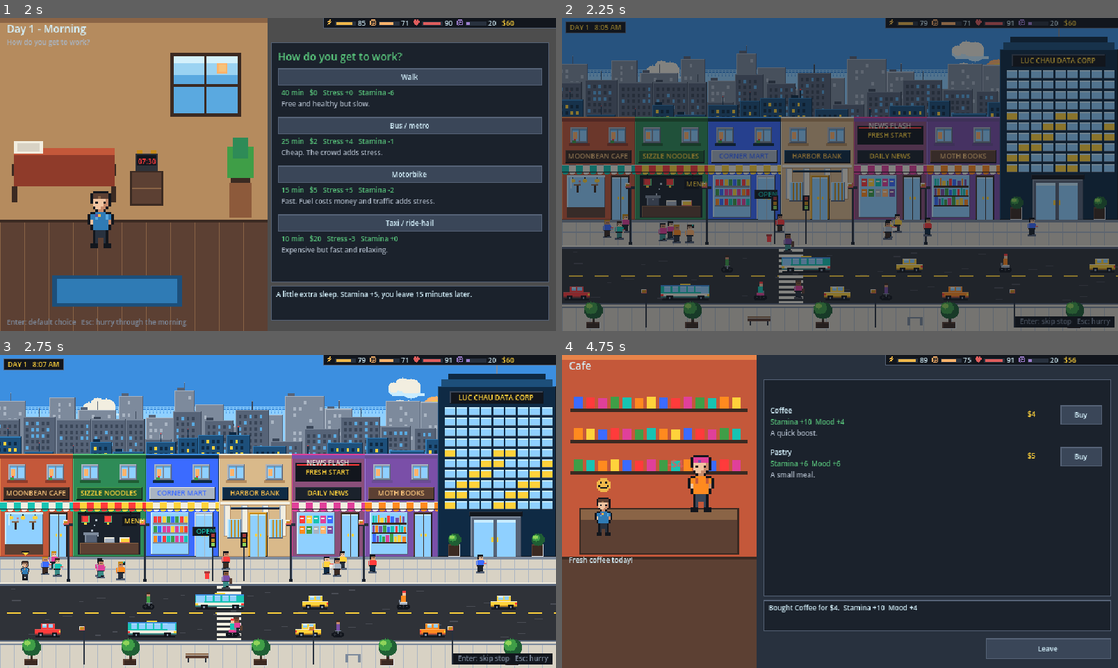
Above: before the commit, frames 1-4 (two rows, left to right).
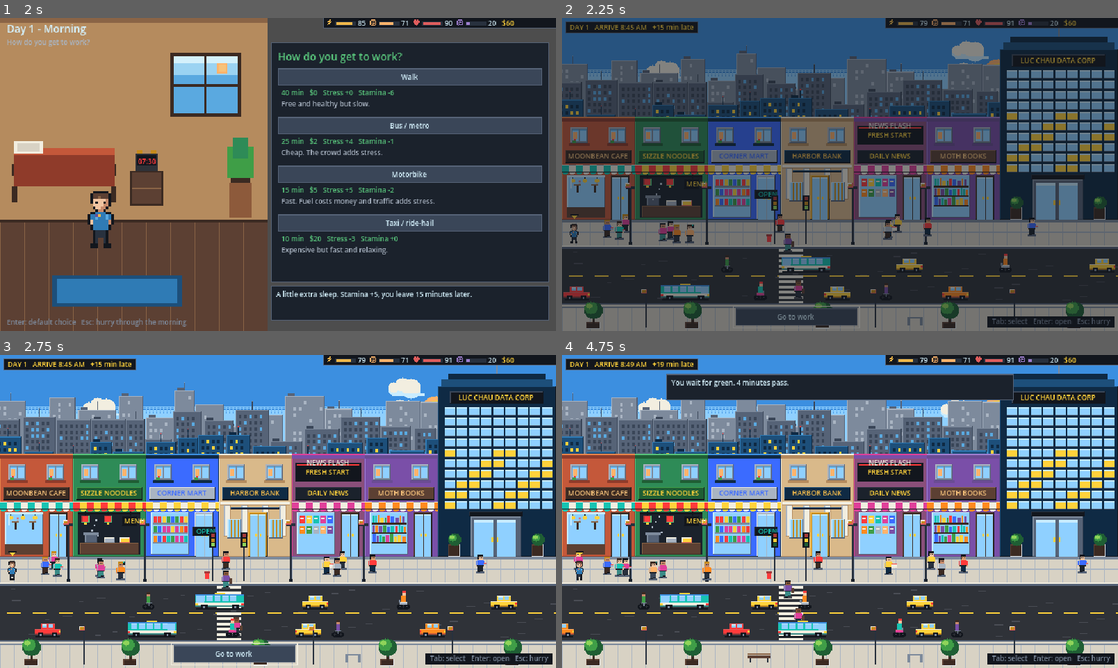
Above: after the commit, the same moments.

Repository: Corgi-coder99/Game-Data-Analyst
Game: Godot game, scene res://scenes/v2/main_v2.tscn
Same seed, same stepped clock (60 frames per second), same inputs: the game is played once before the commit and once after it. This scene is started directly instead of the project's main scene.
Inputs (mouse positions are in pixels of both pictures, inside the frame that each line leads up to):
- Up to frame 1 (2 s): click "Play" at 0.5 s; click "Sleep in 15 minutes" at 1.25 s
- Up to frame 2 (2.25 s): click "Walk" at 2 s
- Up to frame 3 (2.75 s): no input
- Up to frame 4 (4.75 s): click (795, 655) at 2.75 s, where only the run after the commit has a clickable "Go to work"; click (606, 464) at 3.5 s, where only the run after the commit has a clickable "Wait (+4 min)"; click (1079, 414) at 4.25 s, where only the run before the commit has a clickable "Buy"

Frame 1 is identical in both runs. In frame 2, 2.0% of the frame differs, in the area x 1-92%, y 1-100%; in frame 3, 2.3%; in frame 4, 78%, in the area x 0-100%, y 0-100%.

Commit message:
T-027: free shop choice on the street (commute scene, shop_visit_minutes), update daily flow checks

Diff:
--- a/game-studio/godot/data/life.json
+++ b/game-studio/godot/data/life.json
@@ -110,7 +110,7 @@
    "leave": 470,
    "on_time": 510,
    "max_late": 60,
-   "stop_minutes": 10,
+   "shop_visit_minutes": 5,
    "wait_minutes": 4,
    "red_probability": 0.65
   },
--- a/game-studio/godot/data/strings_v2.json
+++ b/game-studio/godot/data/strings_v2.json
@@ -76,5 +76,5 @@
  "title":{"name":"Data Corp (working title)","play":"Play","quit":"Quit","tagline":"Luc Chau Corp, analytics team. 10 days to prove yourself."},
  "ending":{"fired":"Fired","bankrupt":"Company out of money","survived":"Made it to the end","rank":"Final rank: %s","t …(281 unchanged characters)…
  "life":{"title":"Evening · Day %d/%d","wallet":"Wallet: $%d","net_worth":"Net worth: $%d","mood":"Mood","mood_gain":"+ …(2786 unchanged characters)…
-"daily":{"hud":{"stamina":"Stamina","mood":"Mood","health":" …(1526 unchanged characters)… orning","alarm":"07:30","commute_hint":"Enter: skip stop   Esc: hurry","enter_shop":"Enter","skip_shop":"Skip …(3165 unchanged characters)…
+"daily":{"hud":{"stamina":"Stamina","mood":"Mood","health":" …(1526 unchanged characters)… orning","alarm":"07:30","commute_hint":"Tab: select   Enter: open   Esc: hurry","go_to_work":"Go to work","arrive_chip":"DAY %d   ARRIVE %d:%02d AM","late_chip":"+%d min late","shop_sells":{"cafe":"Coffee and pastries. Quick energy.","noodle":"Hot noodles. Fixes hunger.","mart":"Snacks, plus a pharmacy counter.","bank":"Save money for later.","news":"Newspapers and magazines.","books":"Books, plus a clothing rack."},"shop_visit_tip":"%d min per visit","enter_shop":"Enter","skip_shop":"Skip …(3165 unchanged characters)…
 }
--- a/game-studio/godot/scripts/life/vitals.gd
+++ b/game-studio/godot/scripts/life/vitals.gd
@@ -184,7 +184,7 @@
 # One stop at a shop door costs minutes whether or not the player buys anything.
 func enter_shop() -> void:
 	stops += 1
-	extra_minutes += int(cfg.day.stop_minutes)
+	extra_minutes += int(cfg.day.shop_visit_minutes)
 
 # red light: "wait" loses minutes, no risk; "run" saves them with a seeded chance of a fine or an accident.
 # The same three draws are consumed whichever choice is made, so the outcome is a function of the seed.
--- a/game-studio/godot/scripts/v2/commute_scene.gd
+++ b/game-studio/godot/scripts/v2/commute_scene.gd
@@ -61,15 +61,26 @@
 # and at a red light. Without `interactive` the scene behaves exactly as in T-022.
 const STOREFRONTS := ["cafe", "noodle", "mart", "bank", "news", "books"]
 const SHOP_STOPS := {"cafe": 30, "noodle": 110, "mart": 190, "bank": 282, "news": 366, "books": 450}
+const SHOP_TOP := 114
+const WALK_SPEED := 150.0
+const START_X := 6.0
 const WALK_LIGHT_X := 232
 const VEHICLE_LEN := {"walk": 0, "bus": 56, "moto": 14, "taxi": 30}
 var interactive := false
 var vitals: RefCounted
 var mode := "walk"
 var paused := ""
-var stops: Array = []
-var stop_cursor := 0
+# T-027: the street is free choice. phase: street (idle) | to_shop | shopping | light | waiting | to_work.
+var phase := "street"
 var current_stop: Dictionary = {}
+var target_shop := ""
+var hover_index := -1
+var selected_index := -1    # -1 is the Go to work button (the default), 0..5 a storefront
+var visits: Array = []
+var go_button: Button
+var tooltip_panel: Panel
+var tooltip_label: Label
+var facing := 1
 var wait_timer := 0.0
 var toast_time := -1.0
 var fast_forward := false
@@ -112,19 +123,10 @@
 	var length: int = VEHICLE_LEN.get(mode, 0)
 	if length > 0:
 		vehicles = vehicles.filter(func(v): return v.dir < 0)
-		var look: Array = {"bus": [56, 17, 33], "moto": [55, 43, 36], "taxi": [52, 27, 64]}[mode]
-		player_vehicle = {"variety": "bus" if mode == "bus" else ("moto" if mode == "moto" else "car"), "dir": 1, "x": float(-length), "len": length, "speed": 0.0, "max": 0.0, "color": look[0], "shade": look[1], "light": look[2], "rider": 3, "bottom": LANE_DOWN, "player": true}
-		vehicles.append(player_vehicle)
-		player_visible = false
-		player_x = float(-length)
-	stops.clear()
-	for id in STOREFRONTS:
-		stops.append({"stop_type": "shop", "id": id, "x": float(SHOP_STOPS[id])})
-	if vitals != null and vitals.light_red:
-		var light_x: float = float(WALK_LIGHT_X) if length == 0 else float(246 - length - 2)
-		stops.append({"stop_type": "light", "id": "light", "x": light_x})
-	stops.sort_custom(func(a, b): return a.x < b.x)
-	stop_cursor = 0
+	player_visible = true
+	player_x = START_X
+	phase = "street"
+	selected_index = -1
 	_build_prompt()
 
 func _build_prompt() -> void:
@@ -152,6 +154,19 @@
 	toast_label.autowrap_mode = TextServer.AUTOWRAP_WORD_SMART
 	toast_label.clip_text = false
 	toast_label.max_lines_visible = 2
+	tooltip_panel = Panel.new()
+	tooltip_panel.size = Vector2(176, 40)
+	tooltip_panel.add_theme_stylebox_override("panel", WindowTheme.box(2))
+	tooltip_panel.mouse_filter = Control.MOUSE_FILTER_IGNORE
+	tooltip_panel.hide()
+	ui.add_child(tooltip_panel)
+	tooltip_label = _prompt_text(tooltip_panel, Rect2(6, 3, 164, 34))
+	tooltip_label.autowrap_mode = TextServer.AUTOWRAP_WORD_SMART
+	tooltip_label.clip_text = false
+	tooltip_label.max_lines_visible = 4
+	go_button = _prompt_button(ui, Rect2(200, 334, 140, 20))
+	go_button.text = str(daily_strings.go_to_work)
+	go_button.pressed.connect(go_to_work)
 
 func _prompt_text(parent: Node, area: Rect2) -> Label:
 	var node := Label.new()
@@ -174,93 +189,163 @@
 	parent.add_child(node)
 	return node
 
-func _open_stop(stop: Dictionary) -> void:
-	current_stop = stop
-	paused = str(stop.stop_type)
+# ---- T-027: free shop choice ---------------------------------------------------------------
+
+func shop_rect(index: int) -> Rect2:
+	return Rect2(index * 84, SHOP_TOP, 84, SIDEWALK_Y - SHOP_TOP)
+
+func shop_index_at(point: Vector2) -> int:
+	for i in range(STOREFRONTS.size()):
+		if shop_rect(i).has_point(point): return i
+	return -1
+
+func shop_label(index: int) -> String:
+	var id: String = STOREFRONTS[index]
+	return "%s\n%s\n%s" % [daily_strings.storefronts[id], daily_strings.shop_sells[id], daily_strings.shop_visit_tip % int(vitals.cfg.day.shop_visit_minutes)]
+
+func street_active() -> bool:
+	return interactive and phase in ["street", "to_shop"]
+
+func set_hover(index: int) -> void:
+	hover_index = index if street_active() else -1
+	_update_tooltip()
+
+func _update_tooltip() -> void:
+	var index := hover_index if hover_index >= 0 else selected_index
+	if not street_active() or index < 0:
+		tooltip_panel.hide()
+		return
+	tooltip_label.text = shop_label(index)
+	var rect := shop_rect(index)
+	tooltip_panel.position = Vector2(clampf(rect.position.x + 4.0, 4.0, W - 180.0), 70)
+	tooltip_panel.show()
+
+# Click a storefront (or confirm a keyboard selection): walk to its door, then open the shop panel.
+func visit_shop(id: String) -> bool:
+	if not street_active() or not STOREFRONTS.has(id): return false
+	target_shop = id
+	phase = "to_shop"
+	selected_index = STOREFRONTS.find(id)
+	_update_tooltip()
+	return true
+
+func select_step(direction: int) -> void:
+	if not street_active(): return
+	var count := STOREFRONTS.size() + 1
+	selected_index = (selected_index + 1 + direction + count) % count - 1
+	_update_tooltip()
+
+func activate_selected() -> void:
+	if not street_active(): return
+	if selected_index < 0:
+		go_to_work()
+	else:
+		visit_shop(STOREFRONTS[selected_index])
+
+# Ends the street phase. The red light, if the seed has one, is met here exactly once.
+func go_to_work() -> void:
+	if not interactive or phase not in ["street", "to_shop"]: return
+	target_shop = ""
+	hover_index = -1
+	tooltip_panel.hide()
+	go_button.hide()
+	if vitals.light_red and not vitals.light_resolved:
+		_open_light()
+	else:
+		_start_to_work()
+
+func _open_light() -> void:
+	phase = "light"
+	paused = "light"
+	current_stop = {"stop_type": "light", "id": "light", "x": player_x}
 	for connection in prompt_primary.pressed.get_connections(): prompt_primary.pressed.disconnect(connection.callable)
 	for connection in prompt_secondary.pressed.get_connections(): prompt_secondary.pressed.disconnect(connection.callable)
-	if paused == "shop":
-		prompt_label.text = daily_strings.shop_prompt % daily_strings.storefronts[stop.id]
-		prompt_primary.text = daily_strings.enter_shop
-		prompt_secondary.text = daily_strings.skip_shop
-		prompt_primary.pressed.connect(answer_prompt.bind("enter"))
-		prompt_secondary.pressed.connect(answer_prompt.bind("skip"))
-	else:
-		prompt_label.text = daily_strings.light_title
-		prompt_primary.text = daily_strings.wait % int(vitals.cfg.day.wait_minutes)
-		prompt_secondary.text = daily_strings.run
-		prompt_primary.pressed.connect(answer_prompt.bind("wait"))
-		prompt_secondary.pressed.connect(answer_prompt.bind("run"))
+	prompt_label.text = daily_strings.light_title
+	prompt_primary.text = daily_strings.wait % int(vitals.cfg.day.wait_minutes)
+	prompt_secondary.text = daily_strings.run
+	prompt_primary.pressed.connect(answer_prompt.bind("wait"))
+	prompt_secondary.pressed.connect(answer_prompt.bind("run"))
 	prompt_label.size = Vector2(164, 14)
 	prompt_panel.position = Vector2(clampf(player_x - 60.0, 4.0, 456.0), 90)
 	prompt_panel.show()
-	prompt_opened.emit(paused)
+	prompt_opened.emit("light")
 	if hurrying: default_answer()
 
-# choice: "enter" | "skip" at a shop; "wait" | "run" at the light.
+func _start_to_work() -> void:
+	phase = "to_work"
+	paused = ""
+	var length: int = VEHICLE_LEN.get(mode, 0)
+	if length > 0:
+		var look: Array = {"bus": [56, 17, 33], "moto": [55, 43, 36], "taxi": [52, 27, 64]}[mode]
+		player_vehicle = {"variety": "bus" if mode == "bus" else ("moto" if mode == "moto" else "car"), "dir": 1, "x": player_x, "len": length, "speed": 0.0, "max": 0.0, "color": look[0], "shade": look[1], "light": look[2], "rider": 3, "bottom": LANE_DOWN, "player": true}
+		vehicles.append(player_vehicle)
+		player_visible = false
+	facing = 1
+
+# choice: "wait" | "run" at the light.
 func answer_prompt(choice: String) -> void:
-	if paused == "" or not interactive: return
-	var stop_type := paused
-	if stop_type == "shop":
-		if choice == "enter":
-			vitals.enter_shop()
-			paused = "shopping"
-			prompt_panel.hide()
-			shop_requested.emit(vitals.cfg.storefronts[current_stop.id], str(current_stop.id))
-			return
-		_close_prompt()
-		return
-	if stop_type == "light":
-		var result: Dictionary = vitals.traffic_light(choice)
-		results.append(result)
-		var text: String = daily_strings.light_result[result.outcome]
-		match result.outcome:
-			"waited": text = text % int(result.minutes)
-			"fined": text = text % int(result.fine)
-			"accident": text = text % [int(vitals.cfg.light.accident_health), int(result.minutes)]
-		show_toast(text, 2.4)
-		if result.outcome in ["fined", "accident"]:
-			emote_name = "emote_sad"
-			emote_time = 2.4
-		prompt_panel.hide()
-		if choice == "run":
-			_close_prompt()
-		else:
-			paused = "waiting"
-			wait_timer = 1.1
-
-func _close_prompt() -> void:
+	if phase != "light" or not interactive: return
+	var result: Dictionary = vitals.traffic_light(choice)
+	results.append(result)
+	var text: String = daily_strings.light_result[result.outcome]
+	match result.outcome:
+		"waited": text = text % int(result.minutes)
+		"fined": text = text % int(result.fine)
+		"accident": text = text % [int(vitals.cfg.light.accident_health), int(result.minutes)]
+	show_toast(text, 2.4)
+	if result.outcome in ["fined", "accident"]:
+		emote_name = "emote_sad"
+		emote_time = 2.4
 	prompt_panel.hide()
-	paused = ""
-	stop_cursor += 1
-
-# Called by the flow when the shop panel closes.
+	if choice == "run":
+		_start_to_work()
+	else:
+		phase = "waiting"
+		paused = "waiting"
+		wait_timer = 1.1
+
+# Called by the flow when the shop panel closes: the player stands at that door again.
 func resume() -> void:
-	if paused == "shopping":
-		_close_prompt()
+	if phase == "shopping":
+		phase = "street"
+		paused = ""
+		go_button.show()
+		_update_tooltip()
 
 func show_toast(text: String, seconds: float = 2.2) -> void:
 	toast_label.text = text
 	toast_panel.show()
 	toast_time = seconds
 
-# The cheap default for Enter/Space/Esc: skip the shop, wait at the light.
+# The cheap default for Enter/Space: in the street go to work, at the light wait.
 func default_answer() -> void:
-	if paused == "shop": answer_prompt("skip")
-	elif paused == "light": answer_prompt("wait")
+	if phase in ["street", "to_shop"]: go_to_work()
+	elif phase == "light": answer_prompt("wait")
 
 func light_override() -> String:
 	if vitals == null: return ""
+	if phase == "light": return "red"
 	if player_x >= 120.0 and player_x < 330.0:
-		return "green" if (vitals.light_resolved or not vitals.light_red) else "red"
+		return "green"
 	return ""
 
+# Running arrival time at the tower from everything decided so far (visits, waits, transport), capped at +60 late.
 func clock_minutes() -> int:
-	var total := 0
-	if vitals != null:
-		var travel: int = int(vitals.cfg.transport[mode].minutes)
-		total = int(vitals.cfg.day.leave) + int(vitals.slept_in) + int(vitals.extra_minutes) + roundi(float(travel) * progress())
-	return total
+	if vitals == null: return 0
+	var travel: int = int(vitals.cfg.transport[mode].minutes)
+	var total: int = int(vitals.cfg.day.leave) + int(vitals.slept_in) + int(vitals.extra_minutes) + travel
+	return mini(total, int(vitals.cfg.day.on_time) + int(vitals.cfg.day.max_late))
+
+func late_minutes_now() -> int:
+	return maxi(0, clock_minutes() - int(vitals.cfg.day.on_time))
+
+func _walk_toward(target: float, delta: float) -> bool:
+	var speed := WALK_SPEED * (4.0 if fast_forward else 1.0)
+	if absf(target - player_x) < 0.5:
+		return true
+	facing = 1 if target > player_x else -1
+	player_x = move_toward(player_x, target, speed * delta)
+	return absf(target - player_x) < 0.5
 
 func _advance_interactive(delta: float) -> void:
 	if emote_time > 0.0: emote_time -= delta
@@ -270,28 +355,34 @@
 	if enter_time >= 0.0:
 		if elapsed - enter_time >= 0.7: _finish()
 		return
-	if paused == "waiting":
-		wait_timer -= delta
-		if wait_timer <= 0.0:
-			paused = ""
-			stop_cursor += 1
-		return
-	if paused != "": return
-	var speed: float = float(vitals.cfg.transport[mode].speed) if vitals != null else 70.0
-	if fast_forward: speed *= 4.0
-	player_x += speed * delta
-	if stop_cursor < stops.size() and player_x >= float(stops[stop_cursor].x):
-		player_x = float(stops[stop_cursor].x)
-		_open_stop(stops[stop_cursor])
-	elif stop_cursor >= stops.size() and player_x >= float(DOOR_X) - 4.0:
-		player_x = float(DOOR_X) - 4.0
-		player_visible = false
-		door_open = true
-		enter_time = elapsed
-		if not player_vehicle.is_empty():
-			vehicles.erase(player_vehicle)
-			player_vehicle = {}
-	if not player_vehicle.is_empty(): player_vehicle.x = player_x
+	match phase:
+		"waiting":
+			wait_timer -= delta
+			if wait_timer <= 0.0: _start_to_work()
+		"to_shop":
+			if _walk_toward(float(SHOP_STOPS[target_shop]), delta):
+				vitals.enter_shop()
+				visits.append(target_shop)
+				current_stop = {"stop_type": "shop", "id": target_shop, "x": player_x}
+				phase = "shopping"
+				paused = "shopping"
+				go_button.hide()
+				tooltip_panel.hide()
+				facing = 1
+				shop_requested.emit(vitals.cfg.storefronts[target_shop], target_shop)
+		"to_work":
+			var speed: float = float(vitals.cfg.transport[mode].speed)
+			if fast_forward: speed *= 4.0
+			player_x += speed * delta
+			if player_x >= float(DOOR_X) - 4.0:
+				player_x = float(DOOR_X) - 4.0
+				player_visible = false
+				door_open = true
+				enter_time = elapsed
+				if not player_vehicle.is_empty():
+					vehicles.erase(player_vehicle)
+					player_vehicle = {}
+			if not player_vehicle.is_empty(): player_vehicle.x = player_x
 
 func _ready() -> void:
 	texture_filter = CanvasItem.TEXTURE_FILTER_NEAREST
@@ -801,12 +892,12 @@
 				spawn_left = maxf(spawn_left, u.x + u.len + 14.0)
 		v.x = spawn_left
 
-# Esc: accept the cheap default at every remaining stop and speed up.
+# Esc: leave for work now, taking the cheap default at the light, and speed up.
 func hurry() -> void:
 	if done or not interactive: return
 	fast_forward = true
 	hurrying = true
-	if paused == "shop" or paused == "light": default_answer()
+	if phase in ["street", "to_shop", "light"]: default_answer()
 
 func skip() -> void:
 	if done:
@@ -826,21 +917,37 @@
 func _unhandled_input(event: InputEvent) -> void:
 	if done or not is_visible_in_tree():
 		return
+	if interactive:
+		_interactive_input(event)
+		return
 	var key: bool = event is InputEventKey and event.pressed and not event.echo and event.keycode in [KEY_ESCAPE, KEY_ENTER, KEY_SPACE, KEY_KP_ENTER]
 	var click: bool = event is InputEventMouseButton and event.pressed and event.button_index == MOUSE_BUTTON_LEFT
-	if interactive:
-		if key and paused != "shopping":
-			get_viewport().set_input_as_handled()
-			if event.keycode == KEY_ESCAPE:
-				hurry()
-			elif paused != "":
-				default_answer()
-			else:
-				fast_forward = true
-		return
 	if key or click:
 		get_viewport().set_input_as_handled()
 		skip()
+
+func _interactive_input(event: InputEvent) -> void:
+	if phase == "shopping": return
+	if event is InputEventMouseMotion:
+		set_hover(shop_index_at(make_input_local(event).position))
+	elif event is InputEventMouseButton and event.pressed and event.button_index == MOUSE_BUTTON_LEFT:
+		var index := shop_index_at(make_input_local(event).position)
+		if index >= 0 and street_active():
+			get_viewport().set_input_as_handled()
+			visit_shop(STOREFRONTS[index])
+	elif event is InputEventKey and event.pressed and not event.echo:
+		var handled := true
+		match event.keycode:
+			KEY_ESCAPE: hurry()
+			KEY_ENTER, KEY_KP_ENTER, KEY_SPACE:
+				if phase in ["street", "to_shop"]: activate_selected()
+				elif phase == "light": default_answer()
+				else: fast_forward = true
+			KEY_TAB: select_step(-1 if event.shift_pressed else 1)
+			KEY_RIGHT: select_step(1)
+			KEY_LEFT: select_step(-1)
+			_: handled = false
+		if handled: get_viewport().set_input_as_handled()
 
 func _process(delta: float) -> void:
 	advance(delta)
@@ -1051,7 +1158,30 @@
 			p.r(x + 4, y - 18, 4, 4, 31)
 			p.r(x + 4, y - 19, 4, 2, 9)
 
+func arrive_text() -> String:
+	var total := clock_minutes()
+	var text: String = str(daily_strings.arrive_chip) % [day, total / 60, total % 60]
+	var late := late_minutes_now()
+	if late > 0: text += "   " + str(daily_strings.late_chip) % late
+	return text
+
+func _draw_highlight(p: Pen) -> void:
+	var index := hover_index if hover_index >= 0 else selected_index
+	var pulse := 64 if int(elapsed * 4.0) % 2 == 0 else 52
+	if street_active() and index >= 0:
+		var rect := shop_rect(index)
+		var x := int(rect.position.x)
+		p.frame(x, SHOP_TOP, 84, SIDEWALK_Y - SHOP_TOP, pulse)
+		p.frame(x + 1, SHOP_TOP + 1, 82, SIDEWALK_Y - SHOP_TOP - 2, 52)
+		# Sign glow around the plate.
+		p.frame(x + 2, SHOP_TOP + 36, 80, 19, pulse)
+		p.frame(x + 3, SHOP_TOP + 37, 78, 17, 53)
+	if street_active() and selected_index < 0 and go_button != null:
+		p.frame(197, 331, 146, 26, pulse)
+
 func _draw_overlay(p: Pen) -> void:
+	if interactive:
+		_draw_highlight(p)
 	if interactive and emote_time > 0.0 and emote_name != "":
 		var vehicle_len: int = VEHICLE_LEN.get(mode, 0)
 		var ey := FEET_Y - 46 if vehicle_len == 0 else LANE_DOWN - 52
@@ -1063,7 +1193,7 @@
 	var label := "DAY %d   %d:%02d AM" % [day, 8 if minute >= 60 else 7, minute % 60]
 	if interactive:
 		var total := clock_minutes()
-		label = "DAY %d   %d:%02d AM" % [day, total / 60, total % 60]
+		label = arrive_text()
 	p.r(4, 4, Pen.text_width(label, 8) + 10, 14, 1)
 	p.frame(4, 4, Pen.text_width(label, 8) + 10, 14, 5)
 	p.text(label, 9, 7, 52)
--- a/game-studio/godot/tests/test_daily_flow.gd
+++ b/game-studio/godot/tests/test_daily_flow.gd
@@ -158,25 +158,24 @@
 	broke.queue_free()
 
 func test_shop_and_light() -> void:
+	# T-027: the street is free choice. Click (visit) a shop, buy, leave, go to work.
 	var flow := new_flow(8)
 	flow.quick_advance()
 	flow.morning_view.choose_transport("walk")
 	var commute: Node2D = flow.commute
+	check(commute.phase == "street" and not commute.prompt_panel.visible, "the street opens idle: no sequential stops")
 	check(flow.life.vitals.light_red == (flow.life.vitals.rng_for(1, 1).randf() < 0.65), "the light plan is seeded")
-	# Walk to the first shop (cafe) and go in.
-	var guard := 0
-	while commute.paused == "" and guard < 2000:
-		guard += 1
-		commute.advance(0.05)
-	check(commute.paused == "shop" and commute.current_stop.id == "cafe", "the commute pauses at the first shop door")
-	check(commute.prompt_panel.visible, "the prompt is visible")
 	var moving: float = commute.player_x
 	commute.advance(1.0)
-	check(commute.player_x == moving, "the player does not move while the prompt is open")
+	check(commute.player_x == moving, "the player stands still until a choice is made")
 	var wallet: int = flow.life.wallet
-	commute.answer_prompt("enter")
-	check(flow.state == "SHOP" and flow.shop_view != null, "Enter opens the shop interior")
-	check(flow.life.vitals.extra_minutes == 10, "a shop stop costs 10 minutes")
+	check(commute.visit_shop("cafe"), "visit_shop starts the walk to the cafe door")
+	var guard := 0
+	while commute.phase == "to_shop" and guard < 2000:
+		guard += 1
+		commute.advance(0.05)
+	check(flow.state == "SHOP" and flow.shop_view != null, "arriving at the door opens the shop interior")
+	check(flow.life.vitals.extra_minutes == 5, "a shop visit costs 5 minutes")
 	var shop: Control = flow.shop_view
 	var stamina: int = flow.life.vitals.stamina
 	var result: Dictionary = shop.buy("coffee")
@@ -187,31 +186,21 @@
 	check(shop.rows.pastry.disabled and shop.rows.pastry.tooltip_text == "Not enough money", "with no money buying is disabled with a tooltip")
 	check(not shop.buy("pastry").ok, "cannot overspend")
 	shop.leave_shop()
-	check(flow.state == "COMMUTE" and commute.paused == "", "leaving the shop resumes the walk")
-	# Skip the noodle stall with Enter.
-	guard = 0
-	while commute.paused == "" and guard < 2000:
-		guard += 1
-		commute.advance(0.05)
-	check(commute.current_stop.id == "noodle", "next stop is the noodle stall")
-	commute.default_answer()
-	check(commute.paused == "" and flow.life.vitals.extra_minutes == 10, "skipping costs nothing")
-	# Walk on to the mart, skip, then a red light (if the seed has one).
-	var seen_light := false
+	check(flow.state == "COMMUTE" and commute.phase == "street" and commute.paused == "", "leaving the shop returns to the street")
+	# Go to work; a red light (if the seed has one) appears once, at this moment.
+	commute.go_to_work()
+	var seen_light: bool = commute.phase == "light"
+	check(seen_light == flow.life.vitals.light_red, "a red light appears exactly when the seeded plan says so")
+	if seen_light:
+		check(commute.light_state() == "red", "the light is red while the player decides")
+		var before: int = flow.life.vitals.extra_minutes
+		commute.answer_prompt("wait")
+		check(flow.life.vitals.extra_minutes == before + 4, "waiting costs 4 minutes")
 	guard = 0
 	while flow.state == "COMMUTE" and guard < 6000:
 		guard += 1
 		commute.advance(0.05)
-		if commute.paused == "light":
-			seen_light = true
-			check(commute.light_state() == "red", "the light is red while the player waits")
-			var before: int = flow.life.vitals.extra_minutes
-			commute.answer_prompt("wait")
-			check(flow.life.vitals.extra_minutes == before + 4, "waiting costs 4 minutes")
-		elif commute.paused != "":
-			commute.default_answer()
-	check(seen_light == flow.life.vitals.light_red, "a red light stop appears exactly when the seeded plan says so")
-	check(flow.state == "DAY_START" and flow.late_minutes == 10 + (4 if seen_light else 0), "arrival: walk 40 + one shop stop (+ light wait) is late by %d" % flow.late_minutes)
+	check(flow.state == "DAY_START" and flow.late_minutes == 5 + (4 if seen_light else 0), "arrival: walk 40 + one visit (+ light wait) is late by %d" % flow.late_minutes)
 	check(int(flow.game.status().minutes) == 510 + flow.late_minutes, "the work clock starts %d minutes late" % flow.late_minutes)
 	flow.queue_free()
 	# Running the red.
@@ -223,14 +212,10 @@
 		run.quick_advance()
 		run.morning_view.choose_transport("moto")
 		var c: Node2D = run.commute
-		var guard2 := 0
-		while c.paused != "light" and guard2 < 4000:
-			guard2 += 1
-			c.advance(0.05)
-			if c.paused == "shop": c.default_answer()
-		check(c.paused == "light", "moto reaches the light (seed %d)" % seed_number)
+		c.go_to_work()
+		check(c.phase == "light", "Go to work meets the light (seed %d)" % seed_number)
 		c.answer_prompt("run")
-		check(c.paused == "" and c.results.size() == 1 and c.results[0].choice == "run", "running the red resolves at once")
+		check(c.phase == "to_work" and c.results.size() == 1 and c.results[0].choice == "run", "running the red resolves at once")
 		run.queue_free()
 		break
 
--- a/game-studio/godot/tests/test_vitals.gd
+++ b/game-studio/godot/tests/test_vitals.gd
@@ -130,7 +130,7 @@
 	v.choose_transport("walk")
 	v.enter_shop()
 	var r: Dictionary = v.finish_commute()
-	check(r.late == 25 and v.arrival_minutes == 535, "sleep in + walk + one shop stop = 25 minutes late")
+	check(r.late == 20 and v.arrival_minutes == 530, "sleep in + walk + one shop visit (5 min) = 20 minutes late")
 	v.begin_morning(4)
 	v.choose_transport("walk")
 	for i in 20: v.enter_shop()
